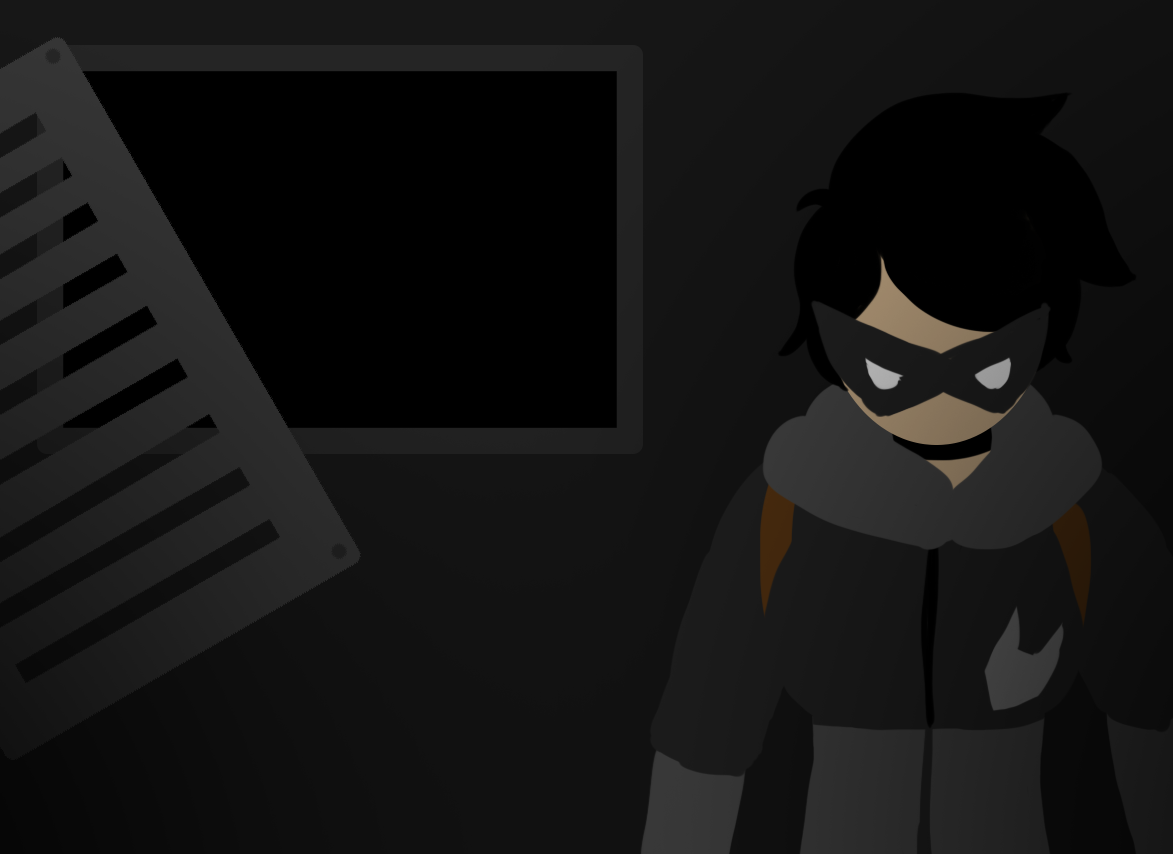
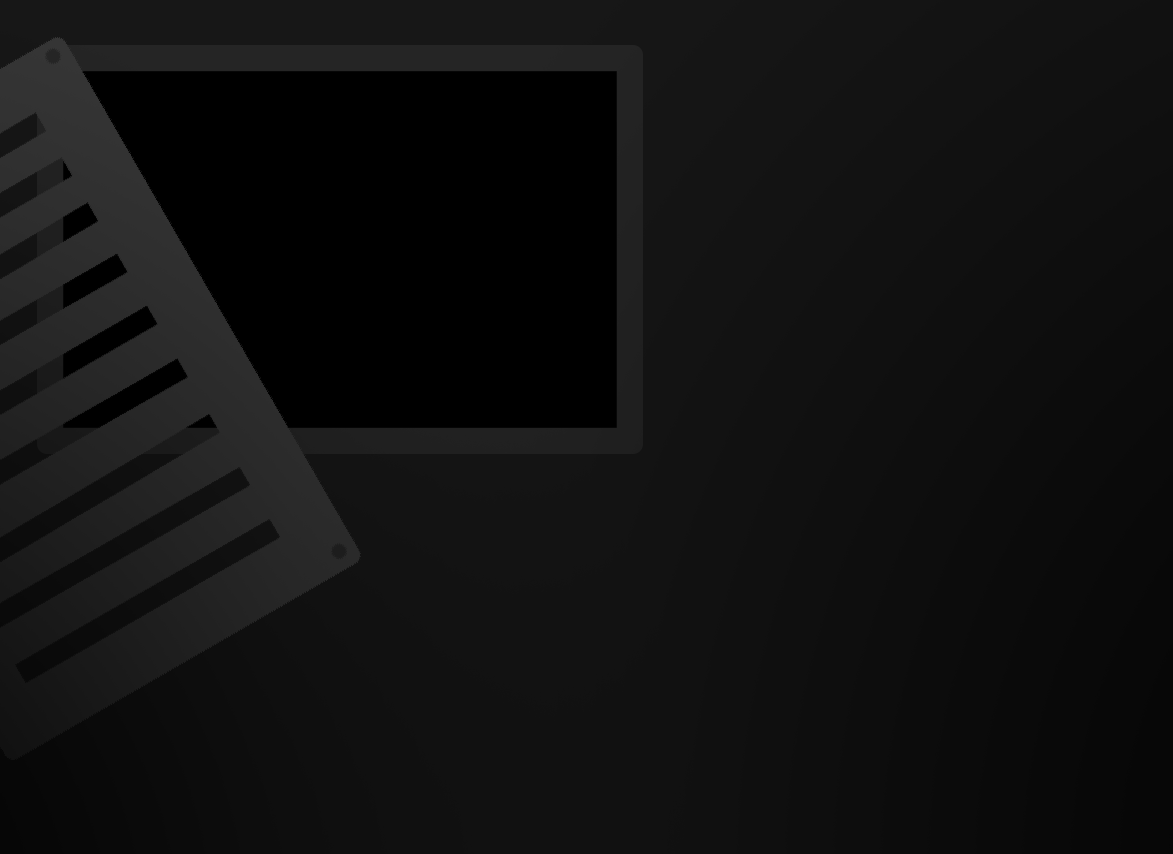
Before/after of a w=1173, h=854 layered artwork. What changed in the layer stack:
hid "Layer 5" over box(640, 92, 1173, 854)
